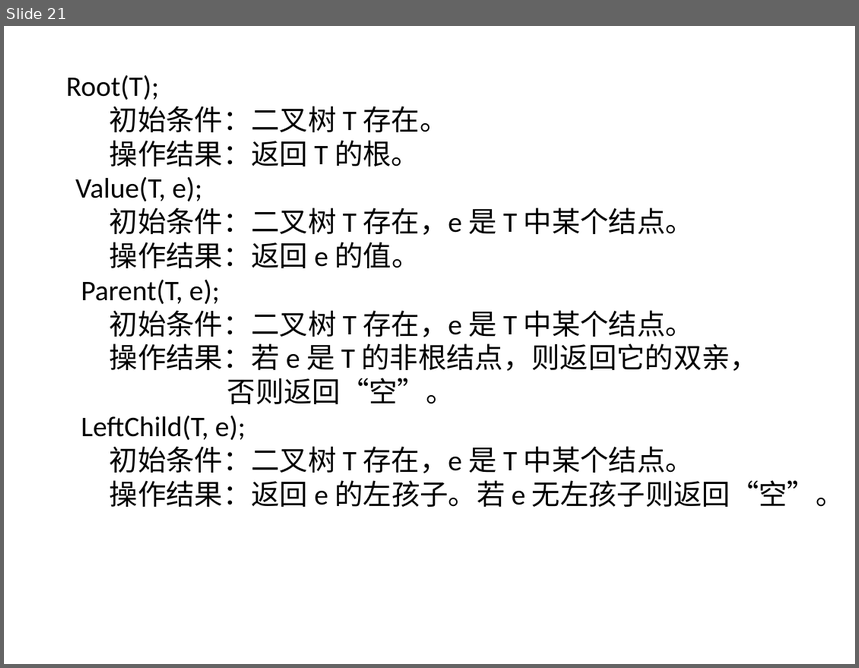
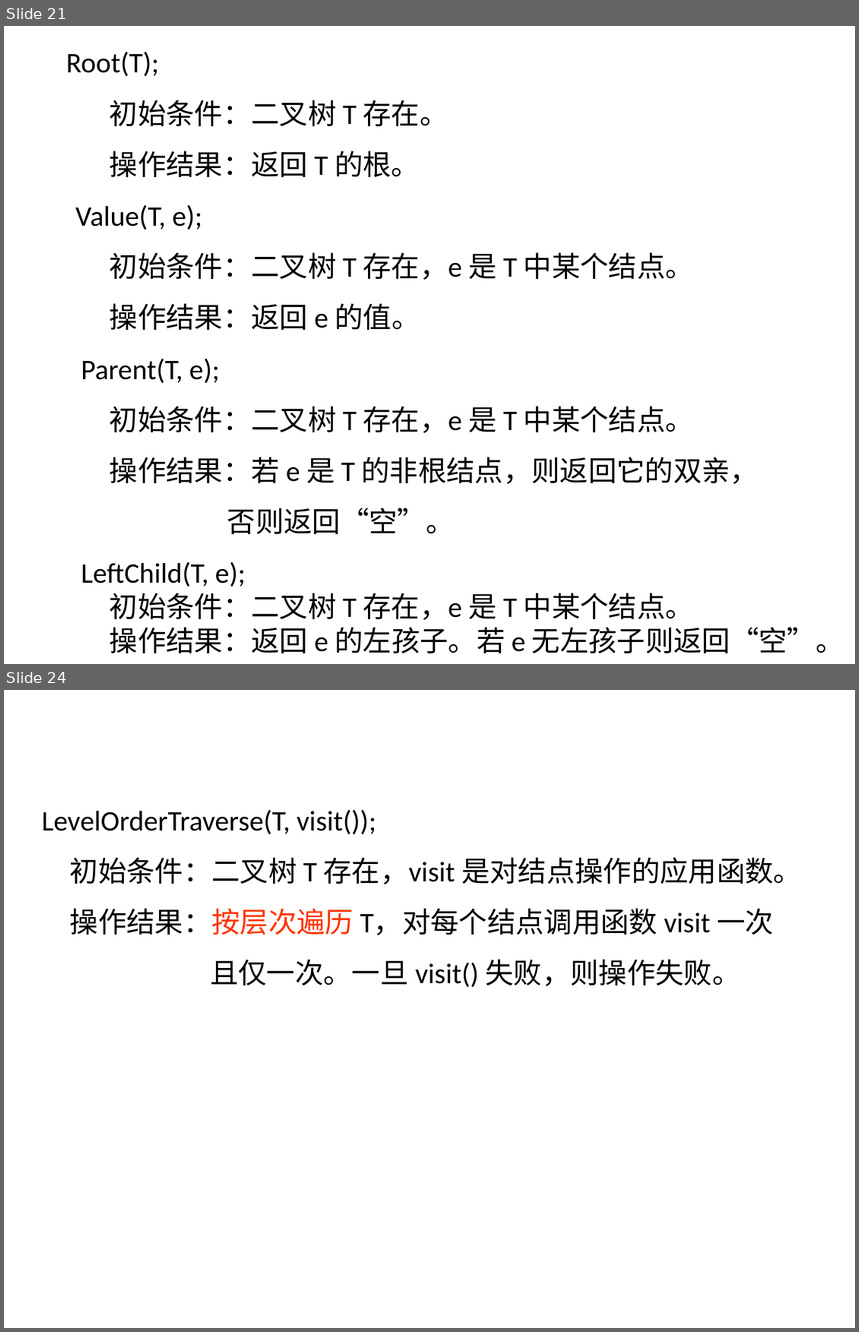
Before and after one commit to edu2act/course-datastructure, a slide deck: materials/slides/ds6.pptx. Shown one above the other, each under a label of ours: slide 21 before the commit, slides 21 and 24 after it; the slides between them are not shown. The pictures are 859x668 and 859x1332 pixels, drawn with LibreOffice and Linux fonts; fonts in the diff are those of the drawing. Boxes give left, top, right and bottom in pixels: in the first picture for what was removed or moved away, otherwise in the second. Text is boxed around its words. In the diff, an @@ line names an element or a change of style, - is before the commit and + after.

```diff
--- a/materials/slides/ds6.pptx
+++ b/materials/slides/ds6.pptx
@@ slide 24 added at box(4, 690, 855, 1328), background #FFFFFF @@
@@ text added at box(42, 810, 802, 987), 24 pt, text #000000 @@
+LevelOrderTraverse(T, visit());
+初始条件：二叉树 T 存在，visit 是对结点操作的应用函数。
+操作结果：按层次遍历 T，对每个结点调用函数 visit 一次
+且仅一次。一旦 visit() 失败，则操作失败。
@@ slide 21 changed as well @@
@@ background #CCE8CF to #FFFFFF @@
@@ text "Root(T);": place and size @@
-text "Root(T);" at box(66, 75, 845, 507)
+text "Root(T);" at box(66, 52, 845, 654)
@@ text at box(66, 52, 759, 587): line spacing 1 to 1.5 @@
```
Also in this commit, not shown: 123 other slides changed, 17 other files.
